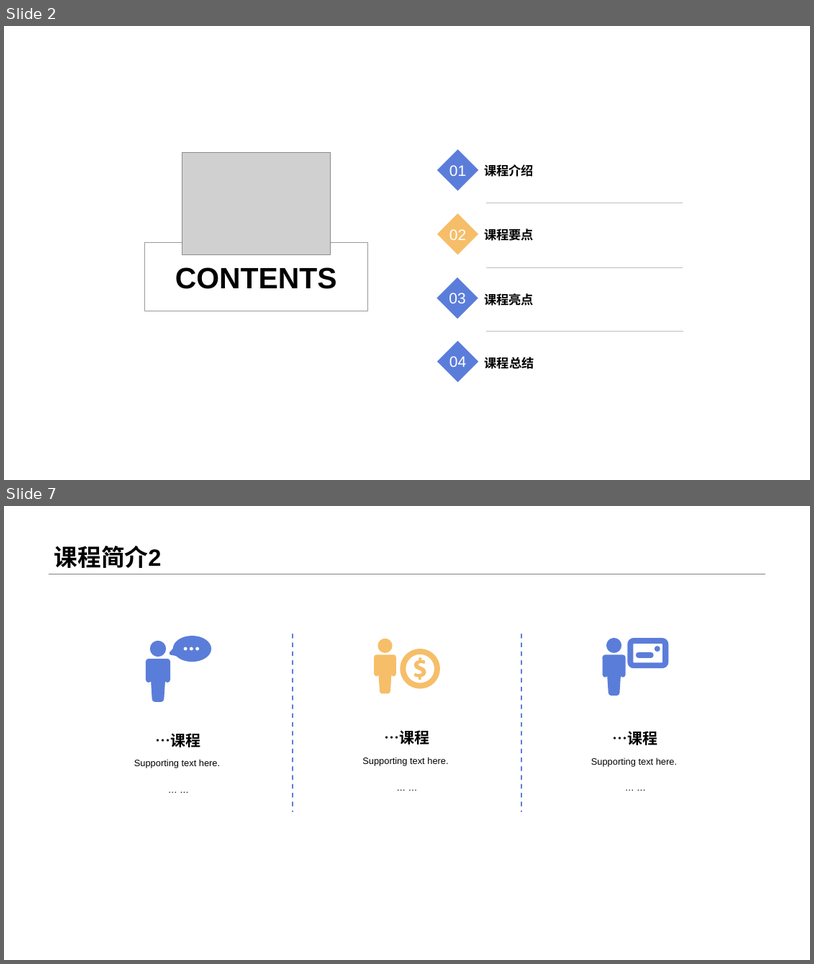
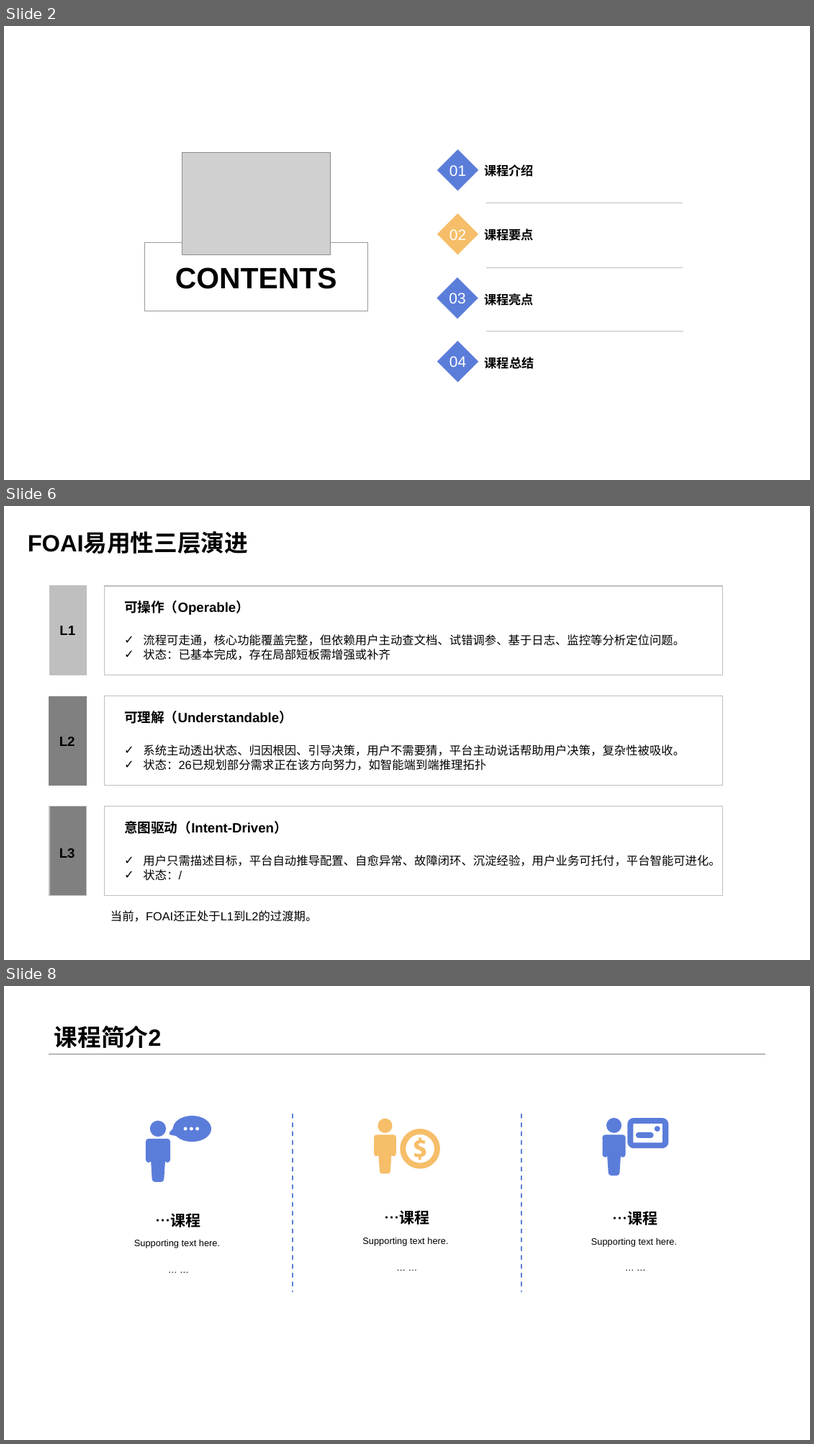
Before and after one commit to ccyang-aier/Orin, a slide deck: maas/新建文件夹/foai.pptx. Shown one above the other, each under a label of ours: slides 2 and 7 before the commit, slides 2, 6 and 8 after it; the slides between them are not shown. The pictures are 814x964 and 814x1444 pixels, drawn with LibreOffice and Linux fonts; fonts in the diff are those of the drawing; grey boxes stand for pictures. Boxes give left, top, right and bottom in pixels: in the first picture for what was removed or moved away, otherwise in the second. Text is boxed around its words. In the diff, an @@ line names an element or a change of style, - is before the commit and + after.

```diff
--- a/maas/新建文件夹/foai.pptx
+++ b/maas/新建文件夹/foai.pptx
@@ slide 6 added at (4,506,810,960), background #FFFFFF @@
@@ text added at (28,533,248,554), 28 pt, text #000000, bold @@
+FOAI易用性三层演进
@@ rectangle added at (50,586,87,674), fill #BFBFBF, outline #BFBFBF 1 pt @@
@@ rectangle added at (104,586,723,674), outline #BFBFBF 1 pt @@
@@ text added at (124,600,685,660), 14 pt, text #000000 @@
+可操作（Operable）
+✓ 流程可走通，核心功能覆盖完整，但依赖用户主动查文档、试错调参、基于日志、监控等分析定位问题。
+✓ 状态：已基本完成，存在局部短板需增强或补齐
@@ text added at (59,626,75,635), 16 pt, text #000000, bold @@
+L1
@@ rectangle added at (49,697,86,785), fill #808080, outline #808080 1 pt @@
@@ rectangle added at (104,696,723,785), outline #BFBFBF 1 pt @@
@@ text added at (124,710,685,770), 14 pt, text #000000 @@
+可理解（Understandable）
+✓ 系统主动透出状态、归因根因、引导决策，用户不需要猜，平台主动说话帮助用户决策，复杂性被吸收。
+✓ 状态：26已规划部分需求正在该方向努力，如智能端到端推理拓扑
@@ text added at (59,736,75,746), 16 pt, text #000000, bold @@
+L2
@@ rectangle added at (49,806,86,895), fill #808080, outline #BFBFBF 1 pt @@
@@ rectangle added at (104,806,723,895), outline #BFBFBF 1 pt @@
@@ text added at (124,821,720,880), 14 pt, text #000000 @@
+意图驱动（Intent-Driven）
+✓ 用户只需描述目标，平台自动推导配置、自愈异常、故障闭环、沉淀经验，用户业务可托付，平台智能可进化。
+✓ 状态：/
@@ text added at (59,848,75,857), 16 pt, text #000000, bold @@
+L3
@@ text added at (111,910,317,921), 14 pt, text #000000 @@
+当前，FOAI还正处于L1到L2的过渡期。
@@ what was slide 7 is now slide 8 @@
```
Also in this commit, not shown: 2 slides changed, 1 other slide added, 1 slide removed.
